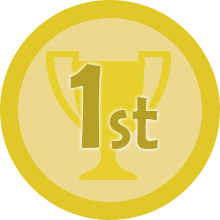
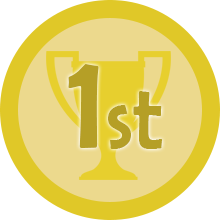
Before/after of a w=220, h=220 layered artwork. What changed in the layer stack:
painted on "1st" over (68, 64, 162, 149)
